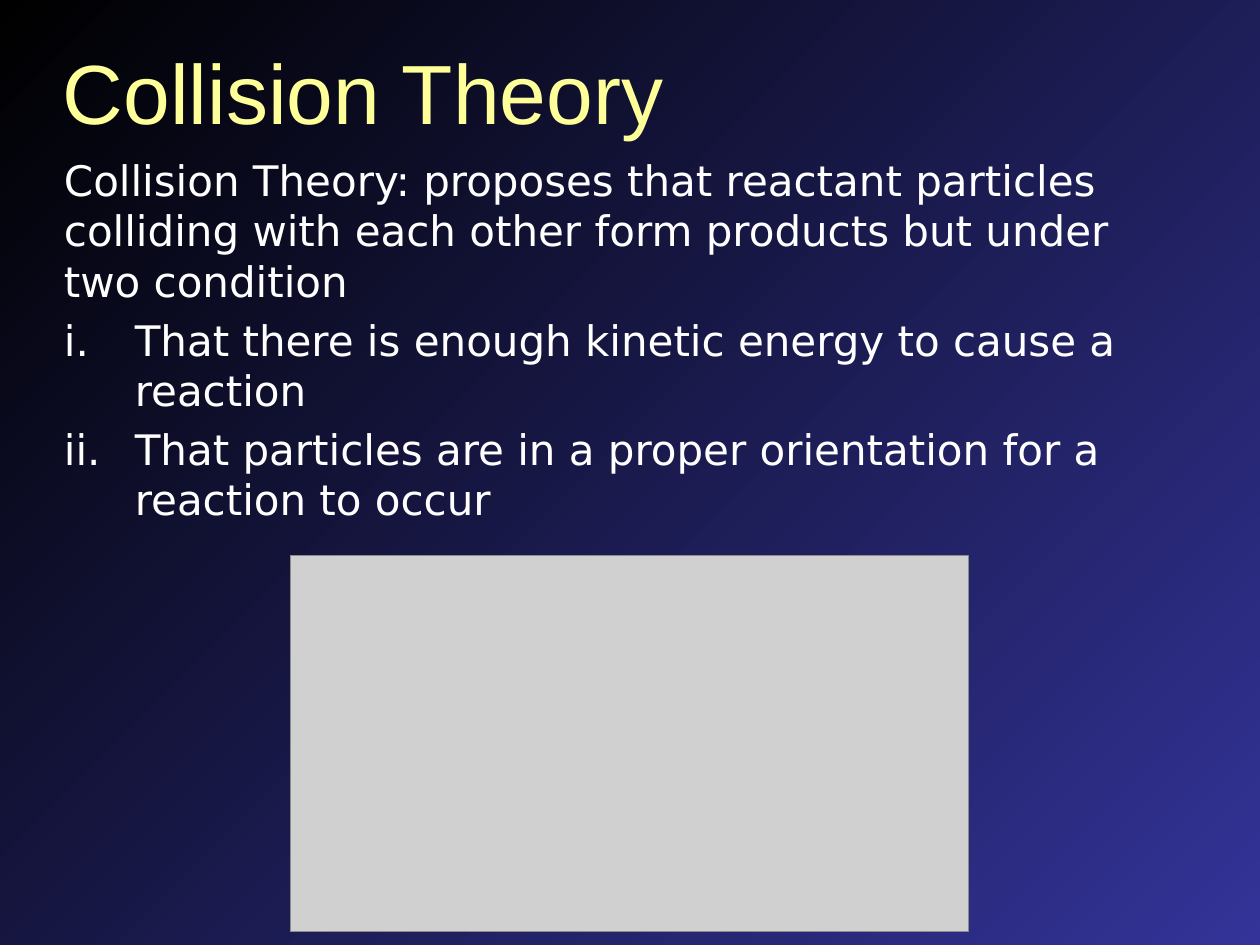
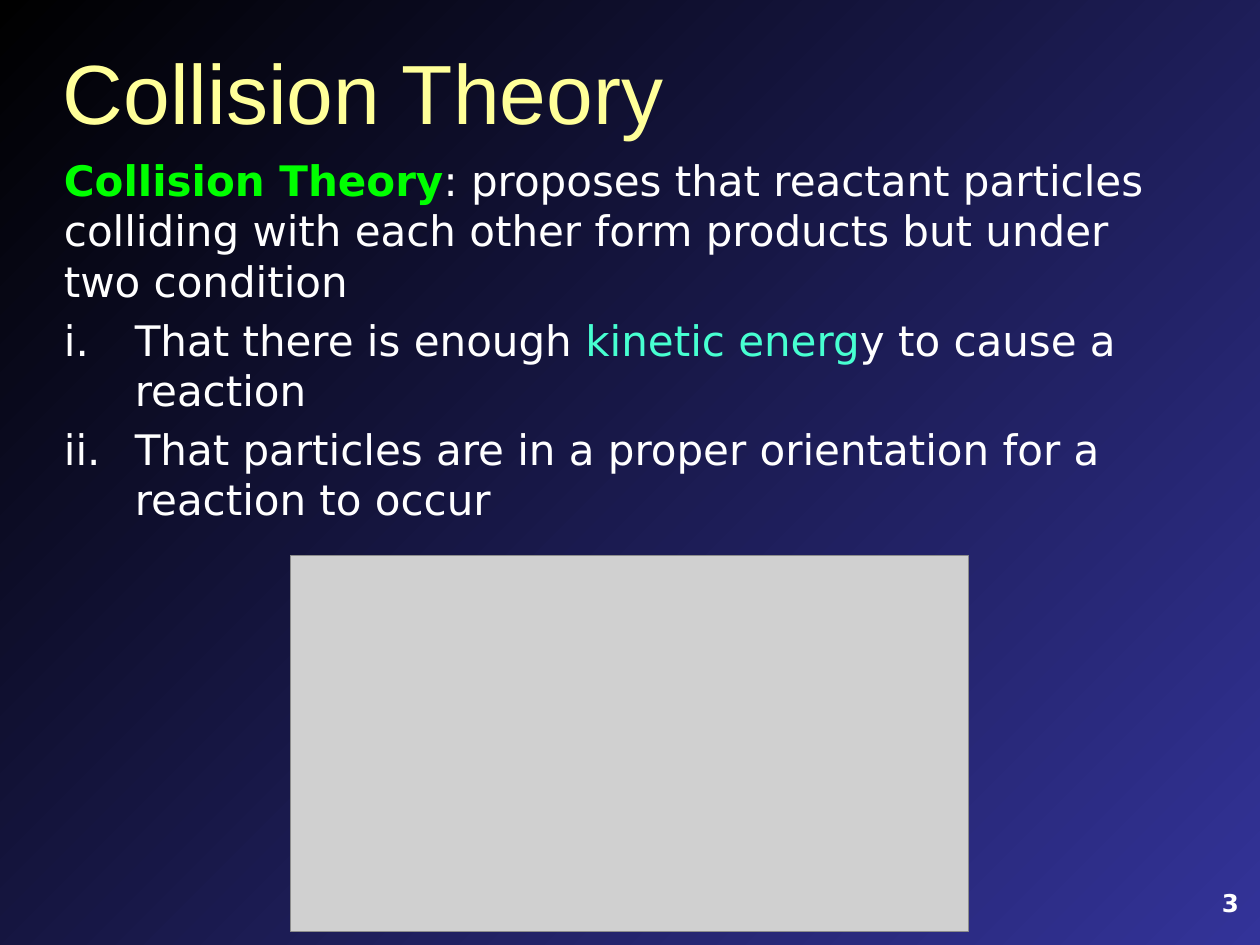
Before and after one commit to mavigozler/mavigozler.github.io, a slide deck: slide 3 of Teaching/Chemistry/Lecture Slides/FCC Chem 3A Chap 13 Content.pptx. Drawn at 1260x945 pixels with LibreOffice and Linux fonts; fonts in the diff are those of the drawing; grey boxes stand for pictures. Boxes give left, top, right and bottom in pixels: in the first picture for what was removed or moved away, otherwise in the second. Text is boxed around its words. In the diff, an @@ line names an element or a change of style, - is before the commit and + after.

```diff
--- a/Teaching/Chemistry/Lecture Slides/FCC Chem 3A Chap 13 Content.pptx
+++ b/Teaching/Chemistry/Lecture Slides/FCC Chem 3A Chap 13 Content.pptx
@@ text at box(64, 164, 1143, 407): text colour #FFFFFF to #00FF00, bold on in "Collision Theory:"; text colour #FFFFFF to #47FFD1 in "kinetic energy" @@
@@ page number added at box(1222, 894, 1239, 913), 14 pt, text #FFFFFF, bold @@
+3
```
Also in this commit, not shown: 12 other slides changed, 16 slides added, 6 slides removed, 8 other files.
